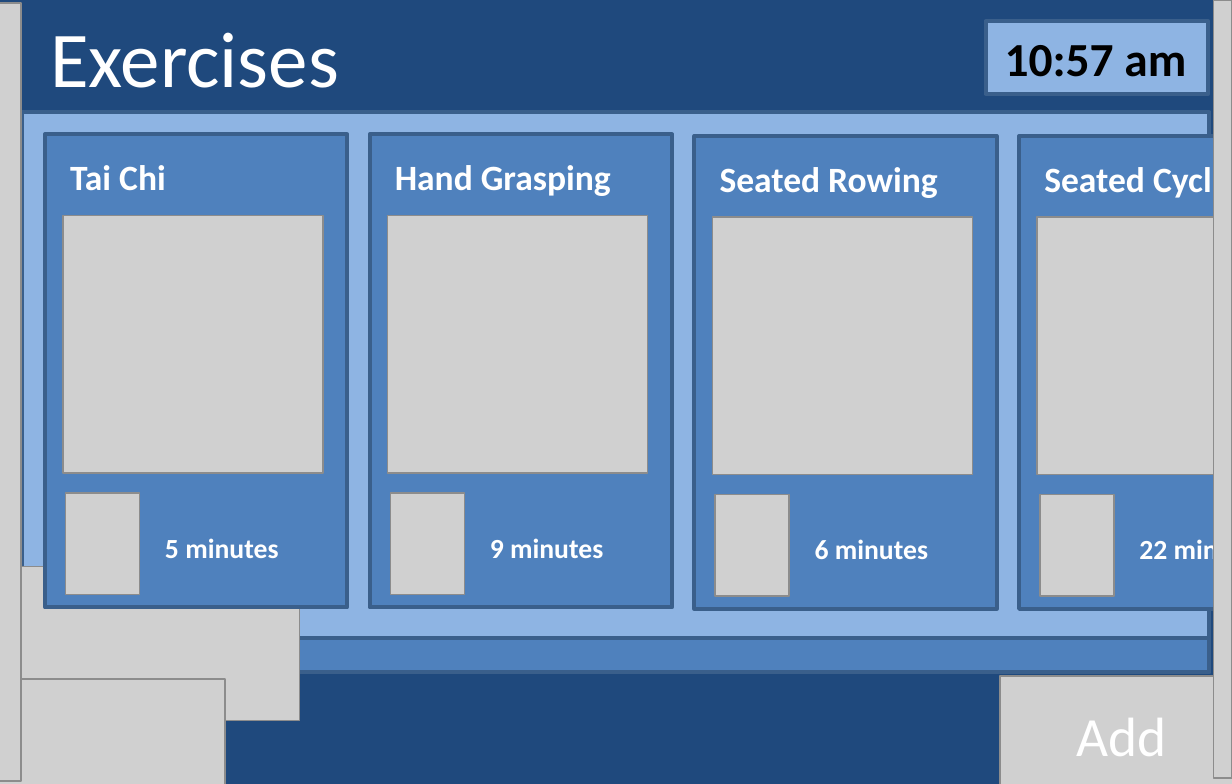
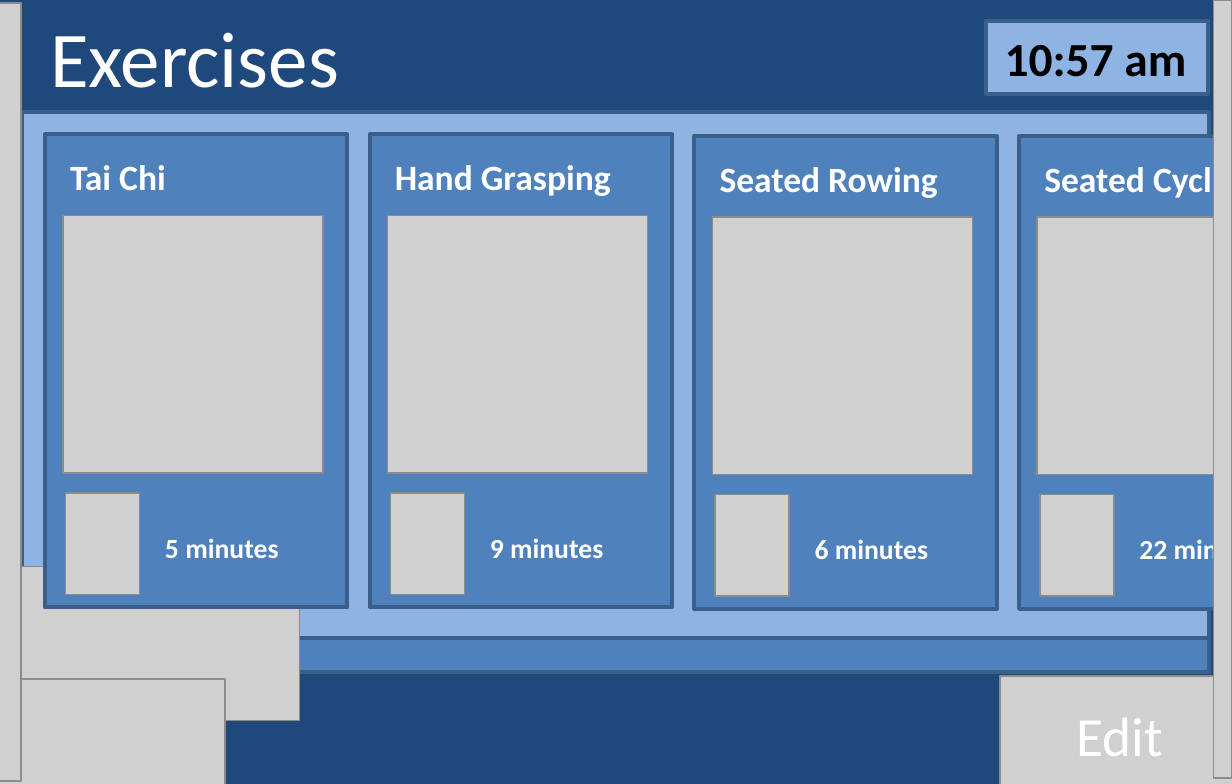
Before and after one commit to Gordo851/Design, a slide deck: slide 4 of story_board_buttonAction2.pptx. Drawn at 1232x784 pixels with LibreOffice and Linux fonts; fonts in the diff are those of the drawing; grey boxes stand for pictures. Boxes give left, top, right and bottom in pixels: in the first picture for what was removed or moved away, otherwise in the second. Text is boxed around its words. In the diff, an @@ line names an element or a change of style, - is before the commit and + after.

```diff
--- a/story_board_buttonAction2.pptx
+++ b/story_board_buttonAction2.pptx
@@ text at (1076,718,1162,756): text changed @@
-Add
+Edit
```
Also in this commit, not shown: 3 other slides changed.
